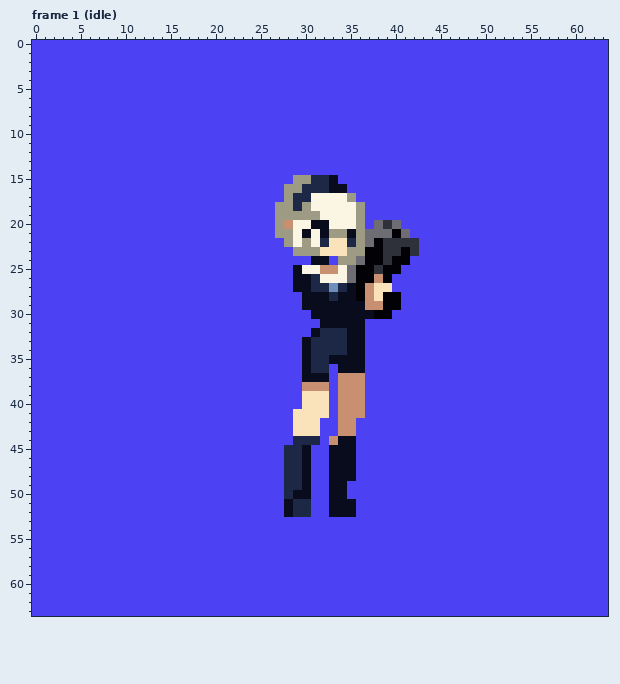
Two versions of one pixel-art file, player_sprite_sheet_uniform.aseprite. The first picture shows the starting point.
64x64 pixels, 77 frames. Shown: frame 1 (idle). The commit also changed other frames, which this record leaves out.
New version:
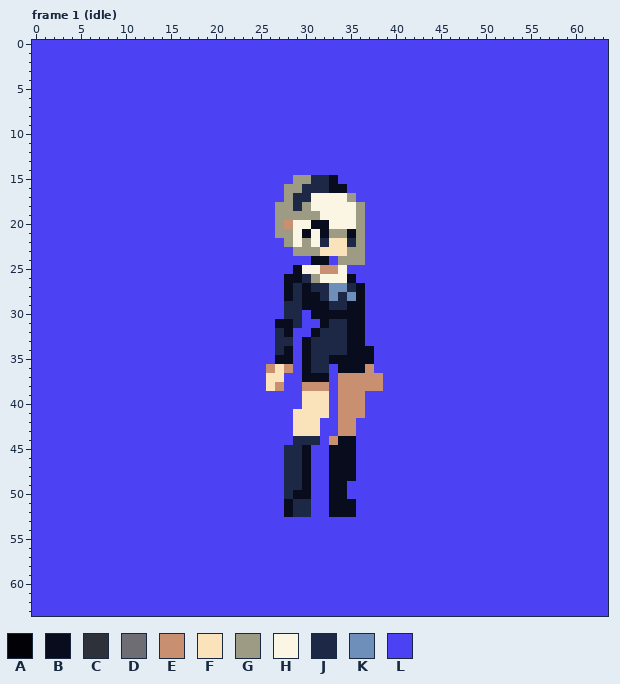
Palette (. is transparent): A #020206  B #080c1c  C #2e3139  D #6d6d73  E #c88f70  F #fae3ba  G #9d9b83  H #fbf6e3  J #1c2846  K #6d8fba  L #4c42f4
From old to new:
layer "arms" now shown
layer "handgun" now hidden
Frame 1 (idle):
y 20: x 38..40 DCD -> LLL
y 21: x 37..41 DDDAD -> LLLLL
y 22: x 37..42 DACCCC -> LLLLLL
y 23: x 37..42 AACCAC -> LLLLLL
y 24: x 36..41 DAACAA -> GLLLLL
y 25: x 35..40 DAACAA -> LLLLLL
y 26: x 28 L -> B; x 30..31 BJ -> JG; x 35..39 DAAEA -> BLLLL
y 27: x 28..29 LB -> BJ; x 34..39 JBAEFF -> KJBLLL
y 28: x 28..29 LL -> BJ; x 32..40 BJBBAEFAA -> JKJKBLLLL
y 29: x 28..29 LL -> JJ; x 33..34 BB -> JJ; x 37..40 EEAA -> LLLL
y 30: x 28..29 LL -> JJ; x 37..39 BAA -> LLL
y 31: x 27..29 LLL -> BBJ; x 33..34 BB -> JJ
y 32: x 27..28 LL -> JB
y 33: x 27..28 LL -> JJ
y 34: x 27..28 LL -> JB; x 37 L -> B
y 35: x 27..28 LL -> BB; x 37 L -> B
y 36: x 26..28 LLL -> EFE; x 37 L -> E
y 37: x 26..27 LL -> FF; x 37..38 LL -> EE
y 38: x 26..27 LL -> FE; x 37..38 LL -> EE
